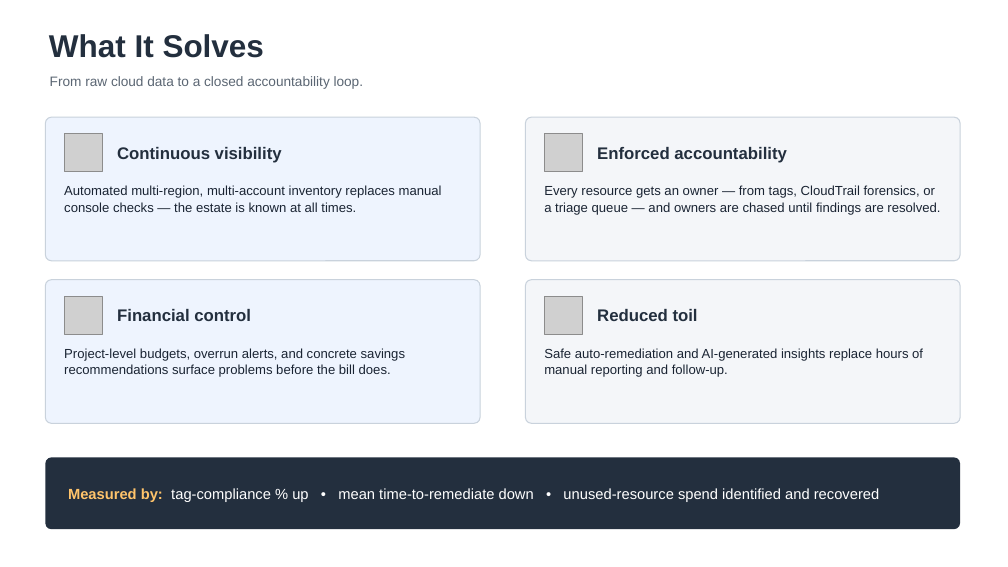
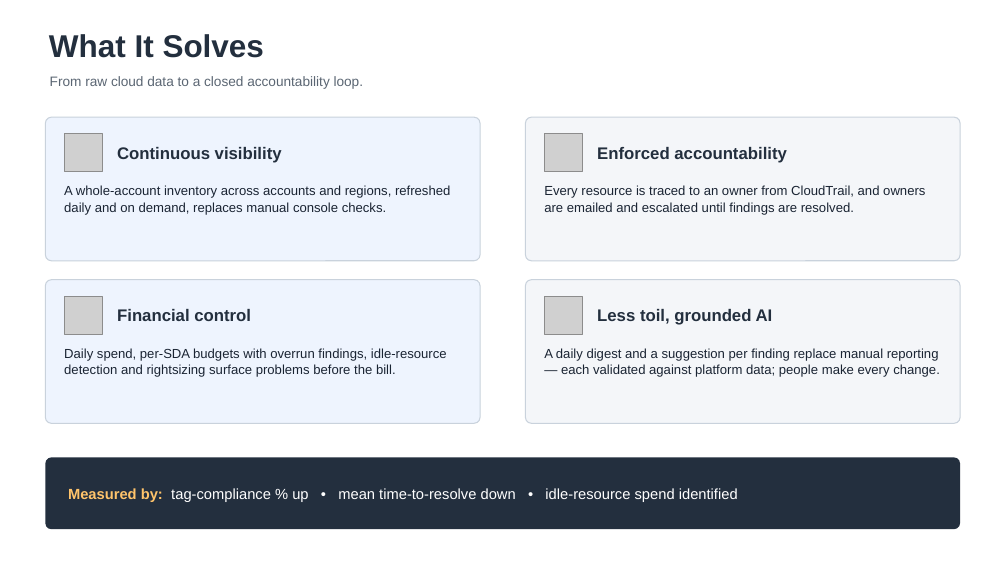
Before and after one commit to SumanKanrar-IEM/CloudPulse-AI, a slide deck: slide 4 of docs/CloudPulse-AI_Capstone-Overview.pptx. Drawn at 1008x567 pixels with LibreOffice and Linux fonts; fonts in the diff are those of the drawing; grey boxes stand for pictures. Boxes give left, top, right and bottom in pixels: in the first picture for what was removed or moved away, otherwise in the second. Text is boxed around its words. In the diff, an @@ line names an element or a change of style, - is before the commit and + after.

```diff
--- a/docs/CloudPulse-AI_Capstone-Overview.pptx
+++ b/docs/CloudPulse-AI_Capstone-Overview.pptx
@@ text at <box>64,185,450,215</box>: text changed @@
-Automated multi-region, multi-account inventory replaces manual console checks — the estate is known at all times.
+A whole-account inventory across accounts and regions, refreshed daily and on demand, replaces manual console checks.
@@ text at <box>544,185,925,215</box>: text changed @@
-Every resource gets an owner — from tags, CloudTrail forensics, or a triage queue — and owners are chased until findings are resolved.
+Every resource is traced to an owner from CloudTrail, and owners are emailed and escalated until findings are resolved.
@@ text at <box>597,309,773,325</box>: text changed @@
-Reduced toil
+Less toil, grounded AI
@@ text at <box>64,348,447,377</box>: text changed @@
-Project-level budgets, overrun alerts, and concrete savings recommendations surface problems before the bill does.
+Daily spend, per-SDA budgets with overrun findings, idle-resource detection and rightsizing surface problems before the bill.
@@ text at <box>544,348,940,377</box>: text changed @@
-Safe auto-remediation and AI-generated insights replace hours of manual reporting and follow-up.
+A daily digest and a suggestion per finding replace manual reporting — each validated against platform data; people make every change.
@@ text at <box>68,488,738,502</box>: text changed @@
-Measured by: tag-compliance % up • mean time-to-remediate down • unused-resource spend identified and recovered
+Measured by: tag-compliance % up • mean time-to-resolve down • idle-resource spend identified
```
Also in this commit, not shown: 2 other slides changed, 1 slide added, 7 other files.
